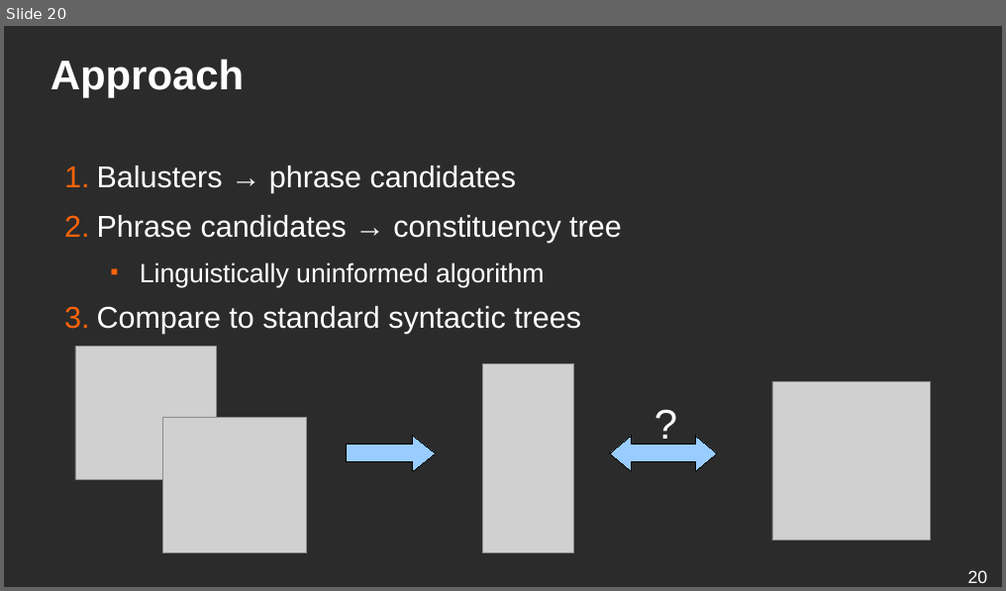
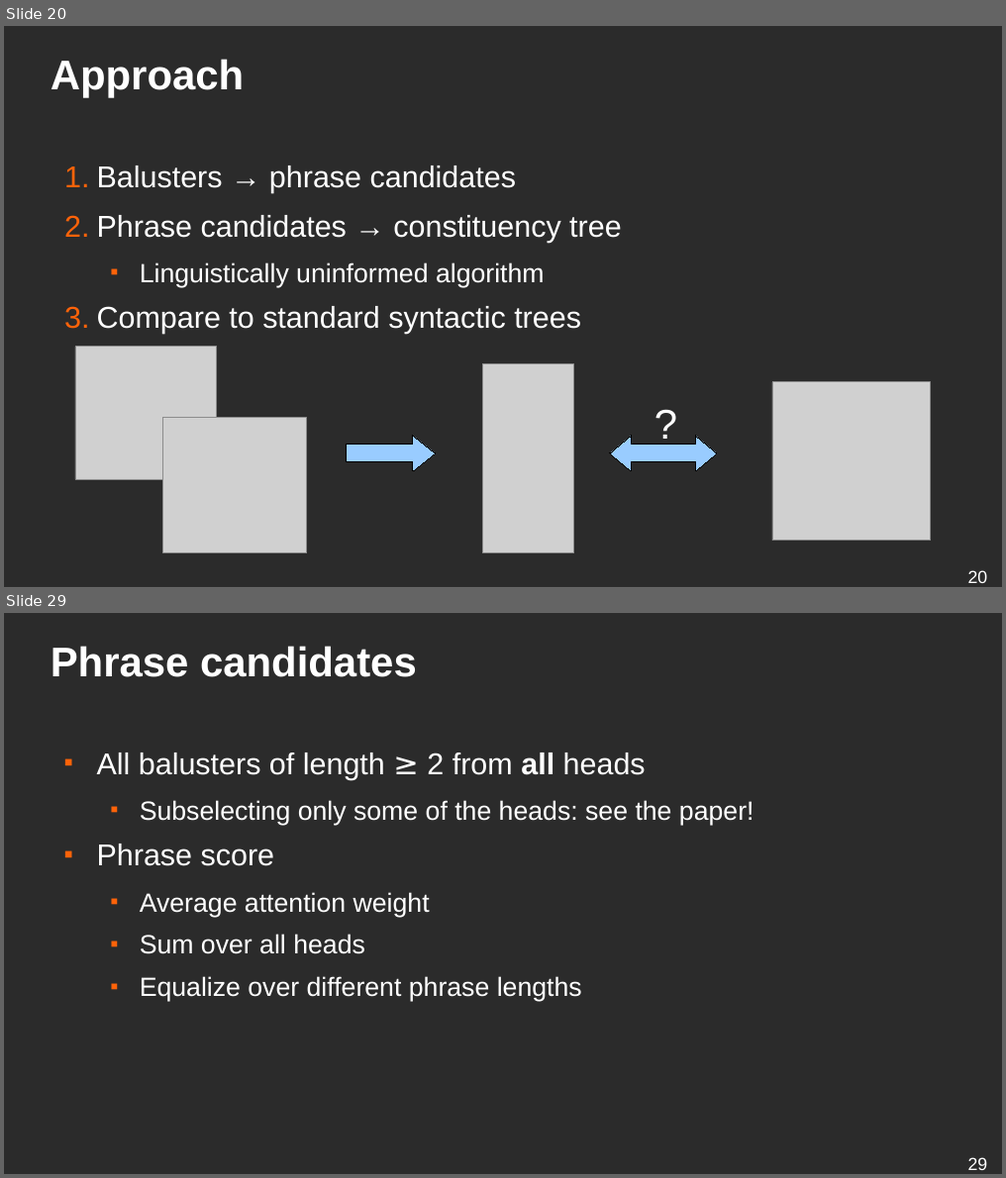
Before and after one commit to ufal/lsd, a slide deck: conferences/2019-blackbox-balustrades/presentation.odp. Shown one above the other, each under a label of ours: slide 20 before the commit, slides 20 and 29 after it; the slides between them are not shown. The pictures are 1006x591 and 1006x1178 pixels, drawn with LibreOffice and Linux fonts; fonts in the diff are those of the drawing; grey boxes stand for pictures; background and template pictures are left out; a plain dark background stands for a picture behind light text. Boxes give left, top, right and bottom in pixels: in the first picture for what was removed or moved away, otherwise in the second. Text is boxed around its words. In the diff, an @@ line names an element or a change of style, - is before the commit and + after.

```diff
--- a/conferences/2019-blackbox-balustrades/presentation.odp
+++ b/conferences/2019-blackbox-balustrades/presentation.odp
@@ slide 29 added at (4, 613, 1002, 1174), background picture (left out) @@
@@ title added at (51, 646, 417, 677), 33 pt, text #FFFFFF, bold @@
+Phrase candidates
@@ text added at (97, 753, 754, 1002), 21 pt, text #FFFFFF @@
+■ All balusters of length ≥ 2 from all heads
+  ■ Subselecting only some of the heads: see the paper!
+■ Phrase score
+  ■ Average attention weight
+  ■ Sum over all heads
+  ■ Equalize over different phrase lengths
@@ page number added at (968, 1157, 988, 1170), 14 pt, text #FFFFFF @@
+29
```
Also in this commit, not shown: 3 slides changed, 13 other slides added, 11 slides removed, 1 other file.
